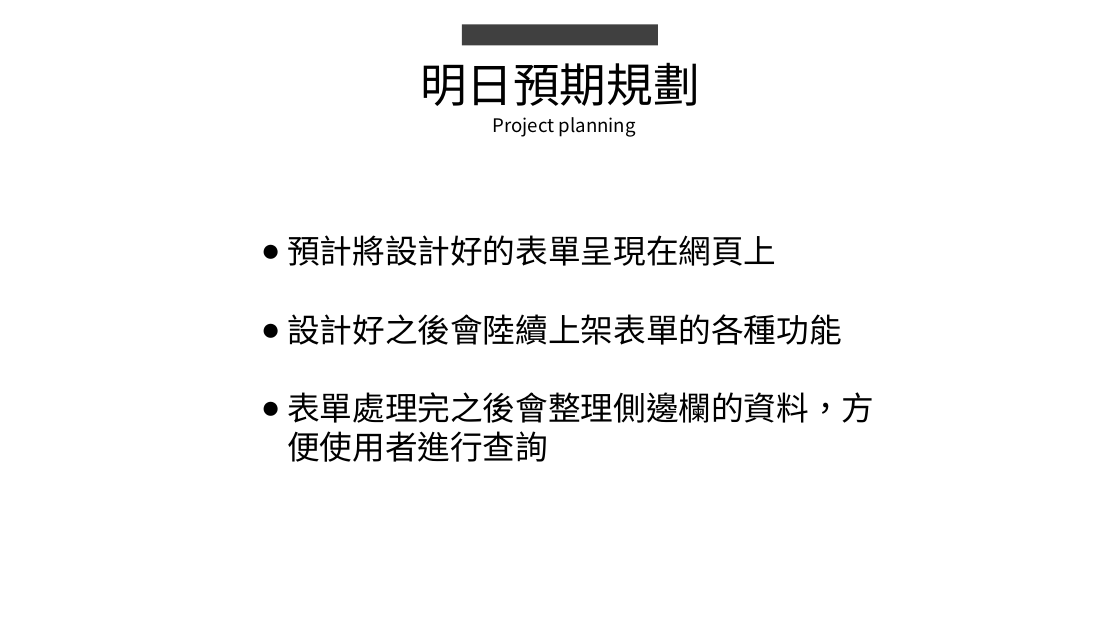
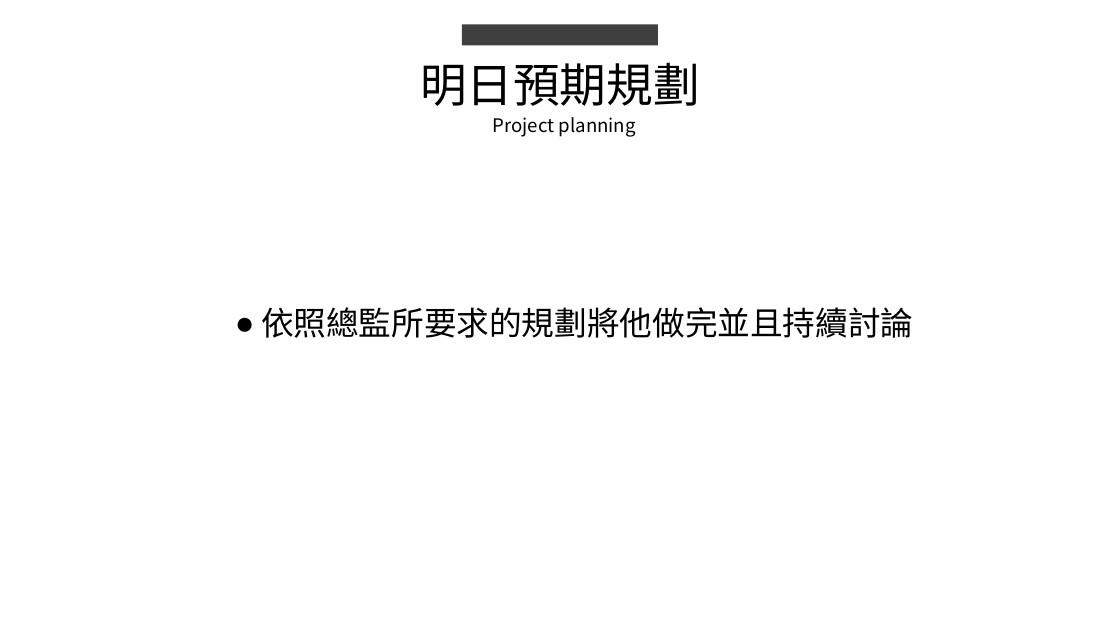
Before and after one commit to king637324/KnowledgeGreenhouseSystem, a slide deck: slide 6 of 工作日報_葉柏漢/2021.07.13工作日報_葉柏漢.pptx (slide 10 before the commit). Drawn at 1120x630 pixels with LibreOffice and Linux fonts; fonts in the diff are those of the drawing. Boxes give left, top, right and bottom in pixels: in the first picture for what was removed or moved away, otherwise in the second. Text is boxed around its words. In the diff, an @@ line names an element or a change of style, - is before the commit and + after.

```diff
--- a/工作日報_葉柏漢/2021.07.13工作日報_葉柏漢.pptx
+++ b/工作日報_葉柏漢/2021.07.13工作日報_葉柏漢.pptx
@@ text at (x1=261, y1=307, x2=913, y2=338): text changed @@
-● 預計將設計好的表單呈現在網頁上
-● 設計好之後會陸續上架表單的各種功能
-● 表單處理完之後會整理側邊欄的資料，方便使用者進行查詢
+● 依照總監所要求的規劃將他做完並且持續討論
```
Also in this commit, not shown: 3 other slides changed, 2 slides added, 6 slides removed, 6 other files.
